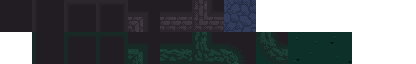
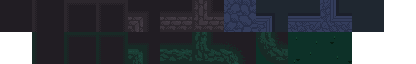
The second 416x64 image is a revision of the first. Changes to its layers:
removed layer "Background" over <box>256,0,384,32</box>
